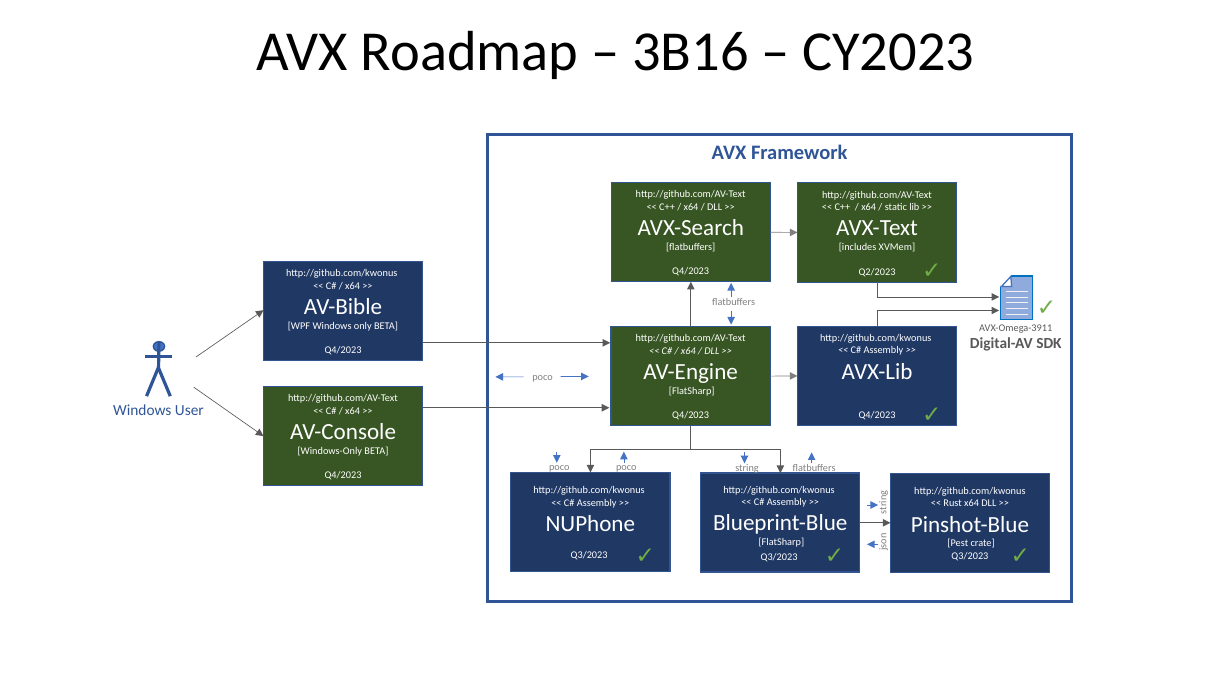
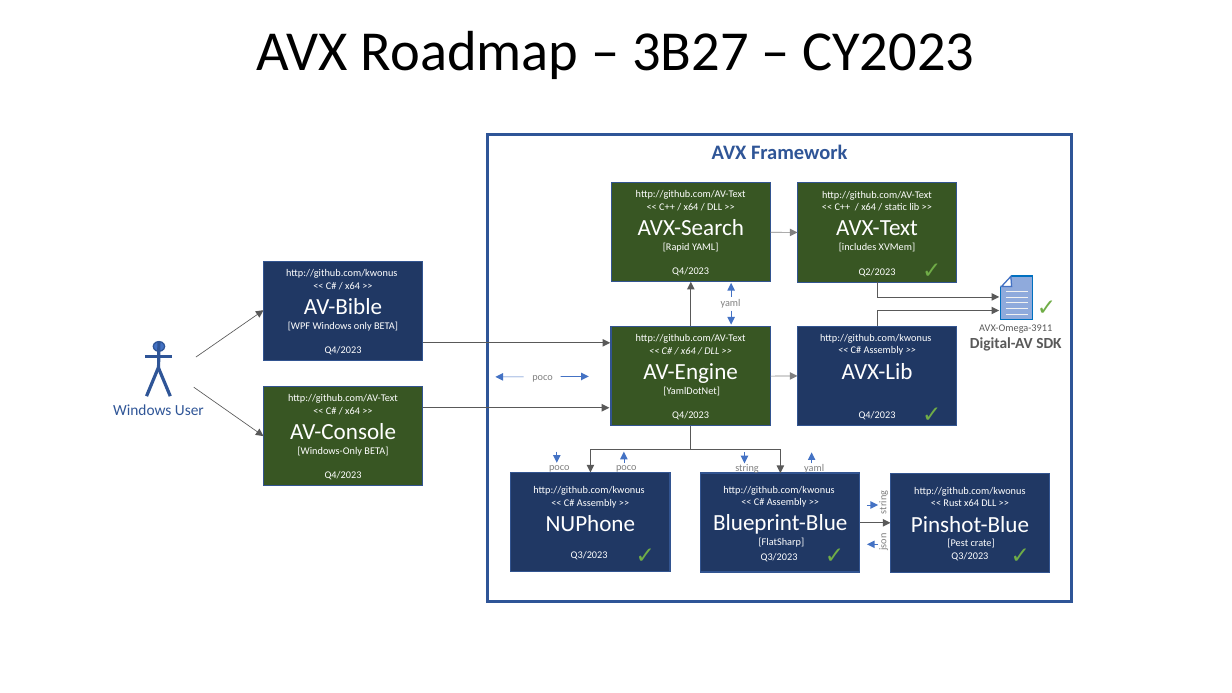
Before and after one commit to AV-Text/AVX, a slide deck: slide 3 of AVXSearch/AVX-Framework.pptx. Drawn at 1232x693 pixels with LibreOffice and Linux fonts; fonts in the diff are those of the drawing. Boxes give left, top, right and bottom in pixels: in the first picture for what was removed or moved away, otherwise in the second. Text is boxed around its words. In the diff, an @@ line names an element or a change of style, - is before the commit and + after.

Commit message:
Design now uses YAML in lieu of flatbuffers: implementation to follow.

```diff
--- a/AVXSearch/AVX-Framework.pptx
+++ b/AVXSearch/AVX-Framework.pptx
@@ title at box(257, 30, 974, 79): text changed @@
-AVX Roadmap – 3B16 – CY2023
+AVX Roadmap – 3B27 – CY2023
@@ text in rectangle at box(663, 242, 718, 252): text changed @@
-[flatbuffers]
+[Rapid YAML]
@@ text at box(721, 299, 741, 308): text changed @@
-flatbuffers
+yaml
@@ text in rectangle at box(663, 386, 720, 396): text changed @@
-[FlatSharp]
+[YamlDotNet]
@@ text at box(804, 466, 824, 475): text changed @@
-flatbuffers
+yaml
```
Also in this commit, not shown: 3 other slides changed, 1 slide added, 5 other files.
